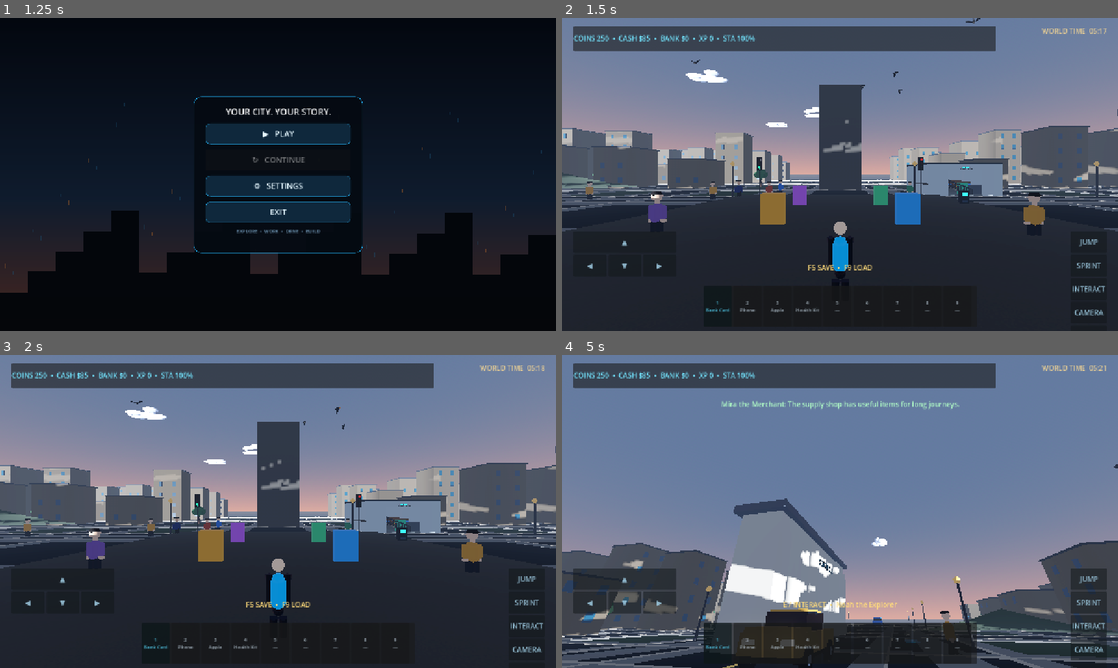
Above: before the commit, frames 1-4 (two rows, left to right).
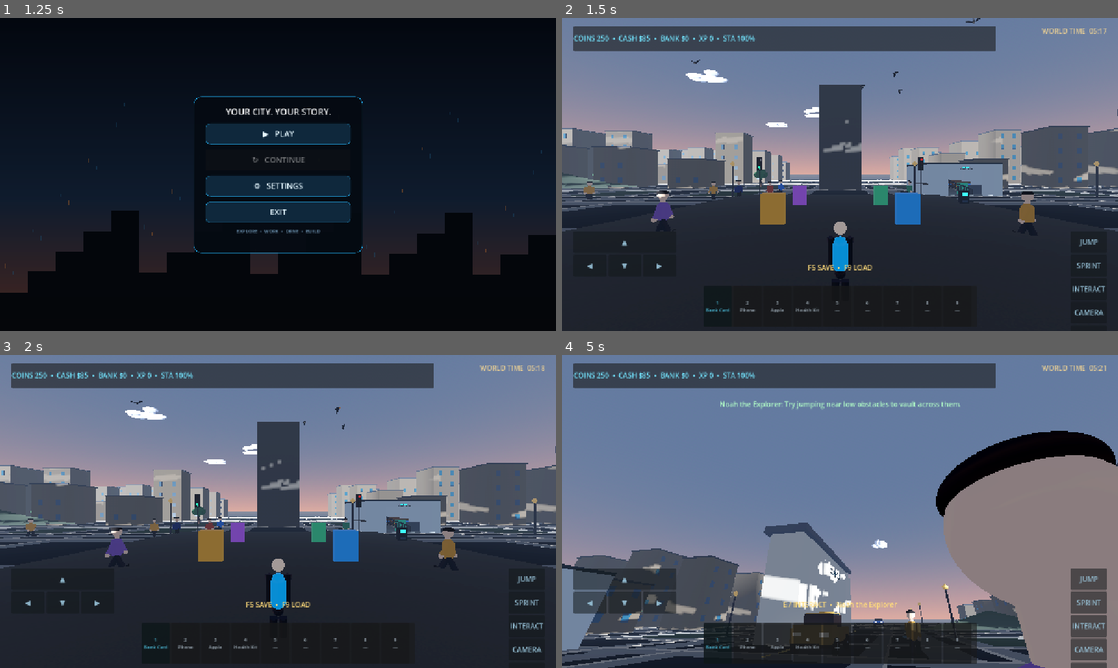
Above: after the commit, the same moments.

Repository: arezosaleh040-wq/Stickman
Game: Godot game, scene res://scenes/main.tscn
Same seed, same stepped clock (60 frames per second), same inputs: the game is played once before the commit and once after it.
Inputs (mouse positions are in pixels of both pictures, inside the frame that each line leads up to):
- Up to frame 1 (1.25 s): click "▲" at 0.5 s
- Up to frame 2 (1.5 s): click "▶ PLAY" at 1.25 s
- Up to frame 3 (2 s): no input
- Up to frame 4 (5 s): click "◀" at 2 s; tap Enter at 2.75 s; move the mouse to (867, 511) at 2.77 s; hold Shift (sprint) 2.78-3.53 s; hold W (move_forward) from 2.78 s (still down); click (867, 511) at 2.92 s; tap Space (jump) at 3.02, 3.32, 3.77, 4.07 s; move the mouse to (812, 511) at 3.52 s; tap V at 3.6 s; move the mouse to (851, 505) at 4.27 s; tap E at 4.35 s

Frame 1 is identical in both runs. In frame 2, 0.6% of the frame differs, in the area x 3-87%, y 51-67%; in frame 3, 1.2%; in frame 4, 28%, in the area x 0-100%, y 14-100%.
Error in both runs: Invalid call. Nonexistent 'float' constructor. (res://scripts/player.gd:300)

Commit message:
Make city residents roam continuously and recover when stuck

Diff:
--- a/scripts/npc.gd
+++ b/scripts/npc.gd
@@ -2,8 +2,8 @@
 
 @export var display_name := "Town Resident"
 @export var dialogue := "Welcome to the old town. There is always something to discover."
-@export var wander_radius := 9.0
-@export var move_speed := 1.25
+@export var wander_radius := 105.0
+@export var move_speed := 1.65
 
 var home_position := Vector3.ZERO
 var target_position := Vector3.ZERO
@@ -13,11 +13,15 @@
 var leg_pivots: Array[Node3D] = []
 var walk_clock := 0.0
 var gravity: float = ProjectSettings.get_setting("physics/3d/default_gravity")
+var stuck_time := 0.0
+var previous_position := Vector3.ZERO
 
 func _ready() -> void:
 	add_to_group("interactables")
+	floor_snap_length = 0.3
+	safe_margin = 0.04
 	home_position = global_position
-	target_position = home_position
+	previous_position = global_position
 	_build_appearance()
 	_choose_destination()
 
@@ -31,42 +35,72 @@
 		away.y = 0.0
 		if away.length_squared() < 0.01:
 			away = Vector3.RIGHT
-		target_position = global_position + away.normalized() * 9.0
+		target_position = global_position + away.normalized() * 12.0
 		wait_time = 0.0
 		fleeing = true
+
 	var flat_target := target_position - global_position
 	flat_target.y = 0.0
-	var current_speed := move_speed * (2.15 if fleeing else 1.0)
+	var current_speed := move_speed * (2.0 if fleeing else 1.0)
 	if wait_time > 0.0 and not fleeing:
-		wait_time -= delta
-		velocity.x = move_toward(velocity.x, 0.0, 4.0 * delta)
-		velocity.z = move_toward(velocity.z, 0.0, 4.0 * delta)
-	elif flat_target.length() < 0.7:
+		wait_time = maxf(0.0, wait_time - delta)
+		velocity.x = move_toward(velocity.x, 0.0, 8.0 * delta)
+		velocity.z = move_toward(velocity.z, 0.0, 8.0 * delta)
+	elif flat_target.length() < 1.0:
 		_choose_destination()
 	else:
 		var direction := flat_target.normalized()
-		velocity.x = move_toward(velocity.x, direction.x * current_speed, (5.5 if fleeing else 3.0) * delta)
-		velocity.z = move_toward(velocity.z, direction.z * current_speed, (5.5 if fleeing else 3.0) * delta)
-		if body_mesh:
-			look_at(global_position + direction, Vector3.UP)
+		velocity.x = move_toward(velocity.x, direction.x * current_speed, 8.0 * delta)
+		velocity.z = move_toward(velocity.z, direction.z * current_speed, 8.0 * delta)
+		look_at(global_position + direction, Vector3.UP)
 	move_and_slide()
+
+	_wrap_world_edges()
+	var moved_distance := global_position.distance_to(previous_position)
+	if moved_distance < 0.015 and flat_target.length() > 1.2 and wait_time <= 0.0:
+		stuck_time += delta
+	else:
+		stuck_time = 0.0
+	if stuck_time > 1.4:
+		_choose_destination()
+		stuck_time = 0.0
+	previous_position = global_position
+
 	var movement_speed := Vector2(velocity.x, velocity.z).length()
 	if movement_speed > 0.12:
-		walk_clock += delta * (11.0 if fleeing else 8.0)
+		walk_clock += delta * (12.0 if fleeing else 10.0)
 	var swing := sin(walk_clock) * clampf(movement_speed / maxf(move_speed, 0.1), 0.0, 1.35) * 0.48
 	for index in range(arm_pivots.size()):
 		arm_pivots[index].rotation.x = swing if index == 0 else -swing
 	for index in range(leg_pivots.size()):
 		leg_pivots[index].rotation.x = -swing if index == 0 else swing
 
+func _wrap_world_edges() -> void:
+	var wrapped := global_position
+	var changed := false
+	if wrapped.x > 112.0:
+		wrapped.x = -112.0
+		changed = true
+	elif wrapped.x < -112.0:
+		wrapped.x = 112.0
+		changed = true
+	if wrapped.z > 112.0:
+		wrapped.z = -112.0
+		changed = true
+	elif wrapped.z < -112.0:
+		wrapped.z = 112.0
+		changed = true
+	if changed:
+		global_position = wrapped
+		_choose_destination()
+
 func interact() -> String:
 	return display_name + ": " + dialogue
 
 func _choose_destination() -> void:
-	var angle := randf() * TAU
-	var distance := randf_range(0.35, maxf(0.4, wander_radius))
-	target_position = home_position + Vector3(cos(angle) * distance, 0, sin(angle) * distance)
-	wait_time = randf_range(1.0, 3.0)
+	var edge := minf(wander_radius, 106.0)
+	target_position = Vector3(randf_range(-edge, edge), global_position.y, randf_range(-edge, edge))
+	wait_time = randf_range(0.15, 0.75)
 
 func _build_appearance() -> void:
 	var outfit_colors := [Color(0.12,0.36,0.62),Color(0.56,0.22,0.16),Color(0.18,0.43,0.31),Color(0.42,0.30,0.52),Color(0.68,0.48,0.19)]
